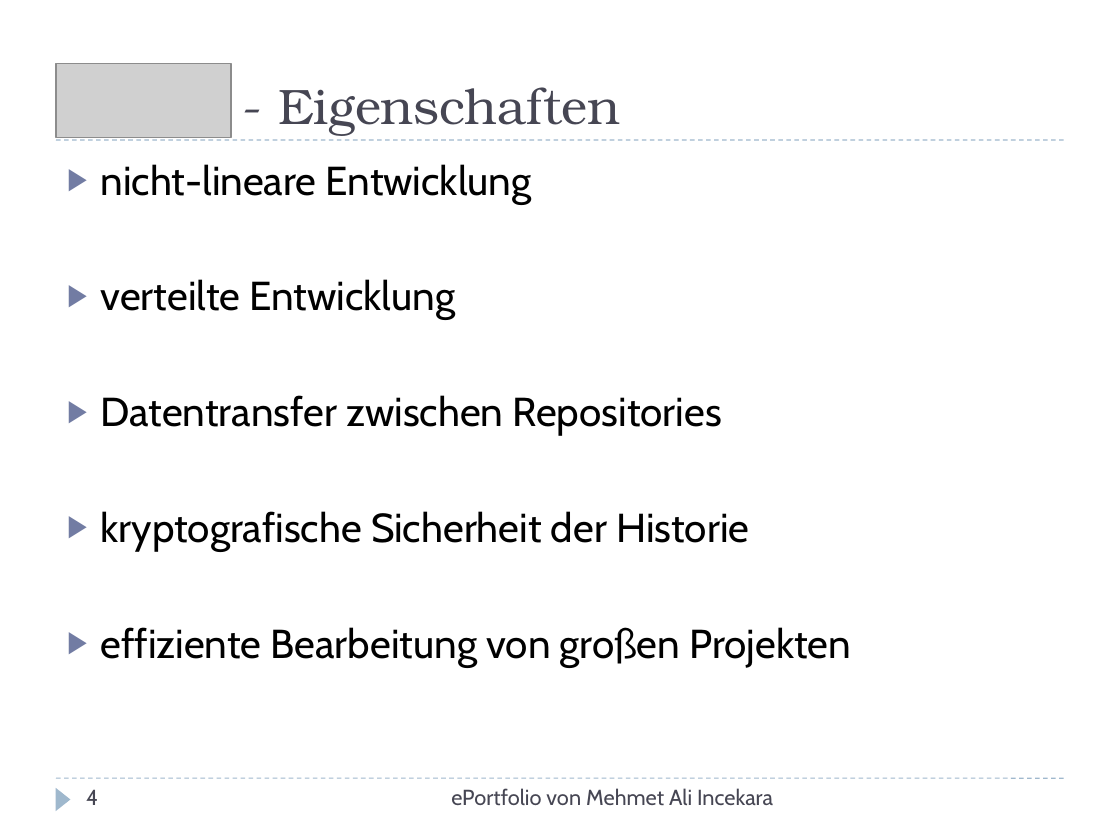
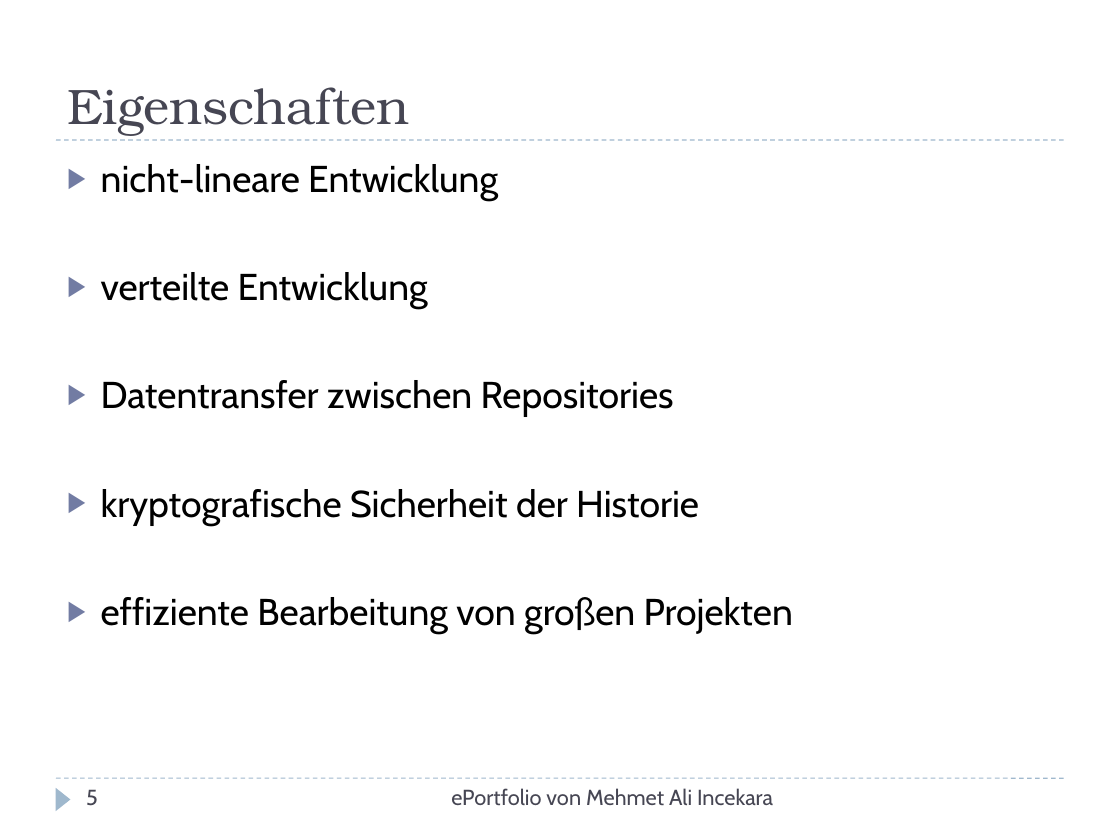
Before and after one commit to xnappy/ePortfolio, a slide deck: slide 5 of Git-und-GitHub.pptx (slide 4 before the commit). Drawn at 1120x840 pixels with LibreOffice and Linux fonts; fonts in the diff are those of the drawing; grey boxes stand for pictures. Boxes give left, top, right and bottom in pixels: in the first picture for what was removed or moved away, otherwise in the second. Text is boxed around its words. In the diff, an @@ line names an element or a change of style, - is before the commit and + after.

```diff
--- a/Git-und-GitHub.pptx
+++ b/Git-und-GitHub.pptx
@@ picture removed at [56, 64, 231, 138] @@
@@ title at [67, 87, 409, 136]: text changed @@
-- Eigenschaften
+Eigenschaften
@@ text "nicht-lineare Entwicklung" at [101, 164, 793, 633]: size 26 to 24 pt @@
@@ page number at [86, 789, 98, 806]: text changed @@
-4
+5
```
Also in this commit, not shown: 12 other slides changed, 4 slides added, 3 other files.
